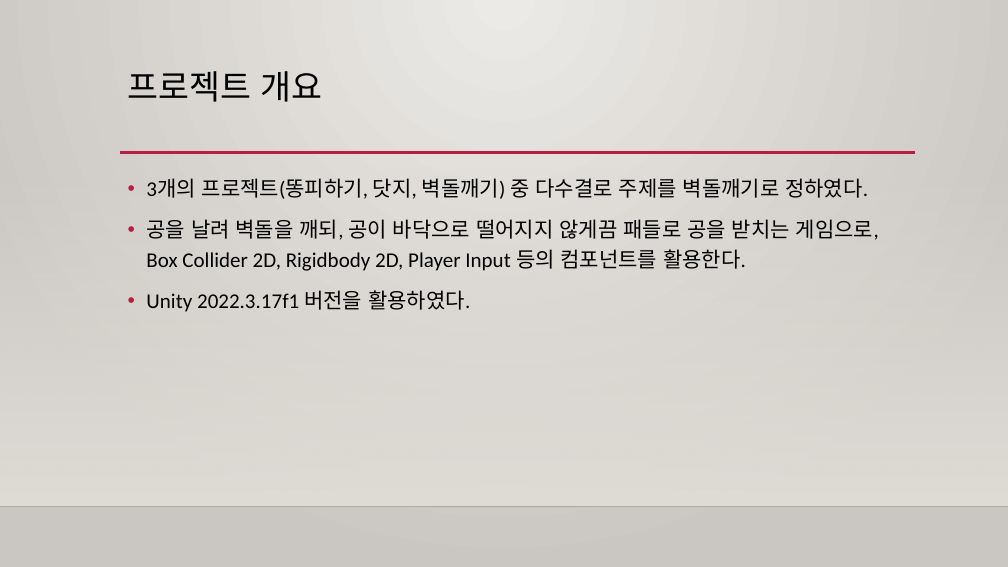
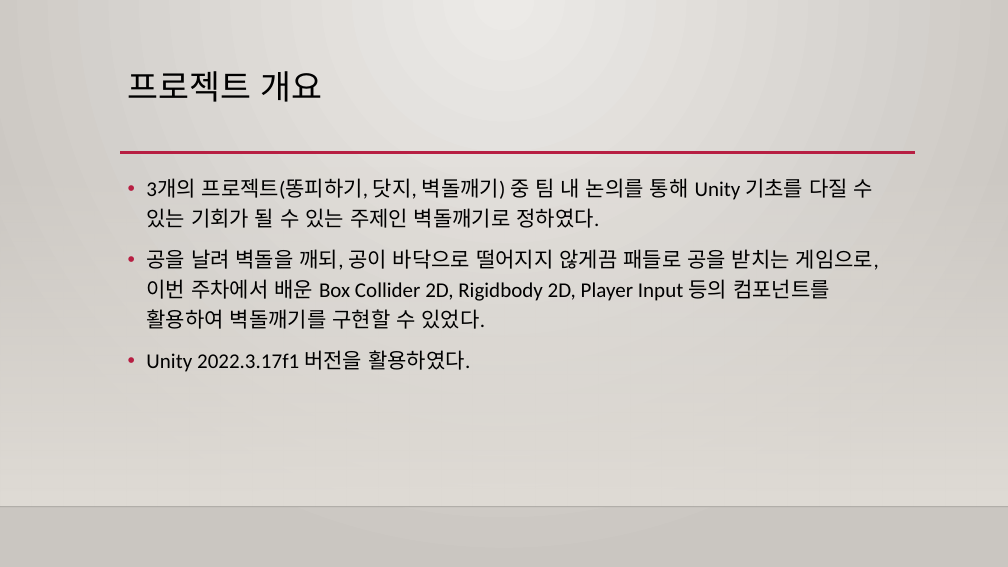
Before and after one commit to Bin2y/Break-Out, a slide deck: slide 3 of 결과보고서_B11팀(벽돌깨기).pptx. Drawn at 1008x567 pixels with LibreOffice and Linux fonts; fonts in the diff are those of the drawing; background and template pictures are left out. Boxes give left, top, right and bottom in pixels: in the first picture for what was removed or moved away, otherwise in the second. Text is boxed around its words. In the diff, an @@ line names an element or a change of style, - is before the commit and + after.

```diff
--- a/결과보고서_B11팀(벽돌깨기).pptx
+++ b/결과보고서_B11팀(벽돌깨기).pptx
@@ text at (146, 178, 879, 329): text changed @@
-• 3개의 프로젝트(똥피하기, 닷지, 벽돌깨기) 중 다수결로 주제를 벽돌깨기로 정하였다.
-• 공을 날려 벽돌을 깨되, 공이 바닥으로 떨어지지 않게끔 패들로 공을 받치는 게임으로, Box Collider 2D, Rigidbody 2D, Player Input 등의 컴포넌트를 활용한다.
+• 3개의 프로젝트(똥피하기, 닷지, 벽돌깨기) 중 팀 내 논의를 통해 Unity 기초를 다질 수 있는 기회가 될 수 있는 주제인 벽돌깨기로 정하였다.
+• 공을 날려 벽돌을 깨되, 공이 바닥으로 떨어지지 않게끔 패들로 공을 받치는 게임으로, 이번 주차에서 배운 Box Collider 2D, Rigidbody 2D, Player Input 등의 컴포넌트를 활용하여 벽돌깨기를 구현할 수 있었다.
```
Also in this commit, not shown: 6 other slides changed, 4 slides added.
